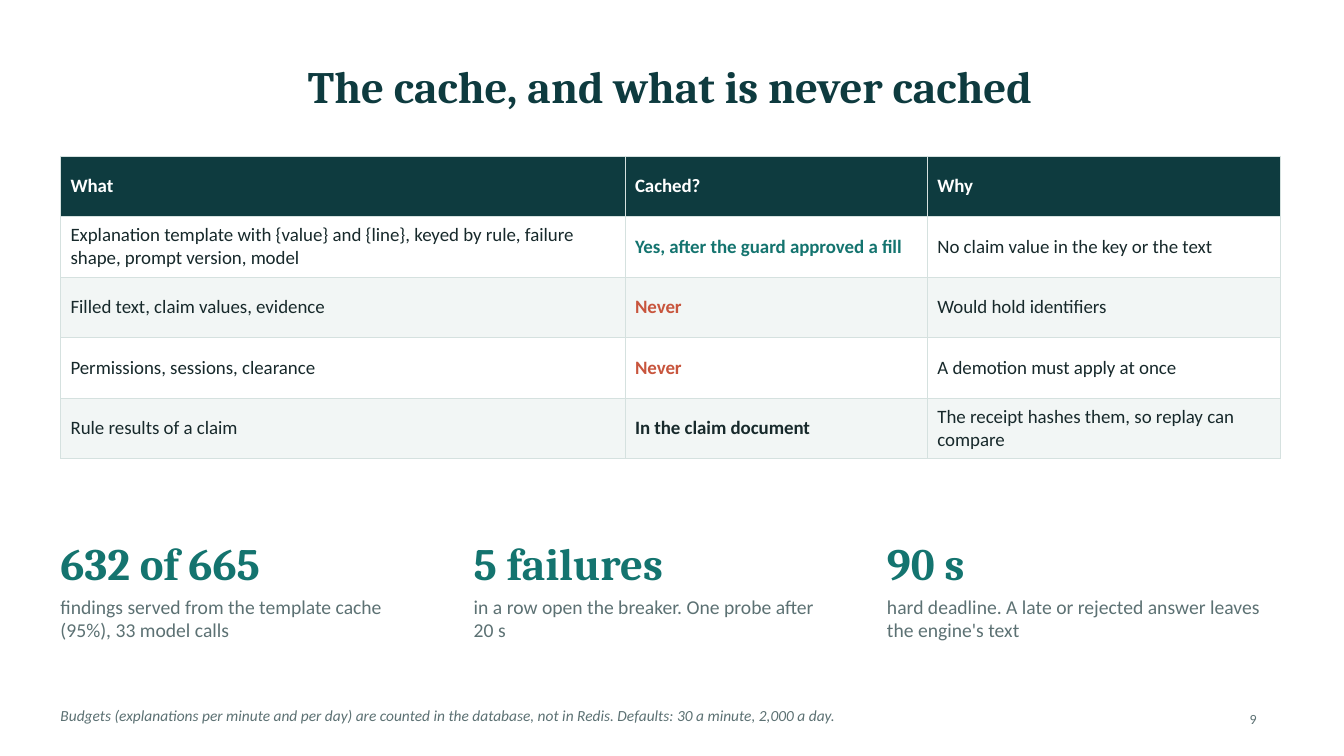
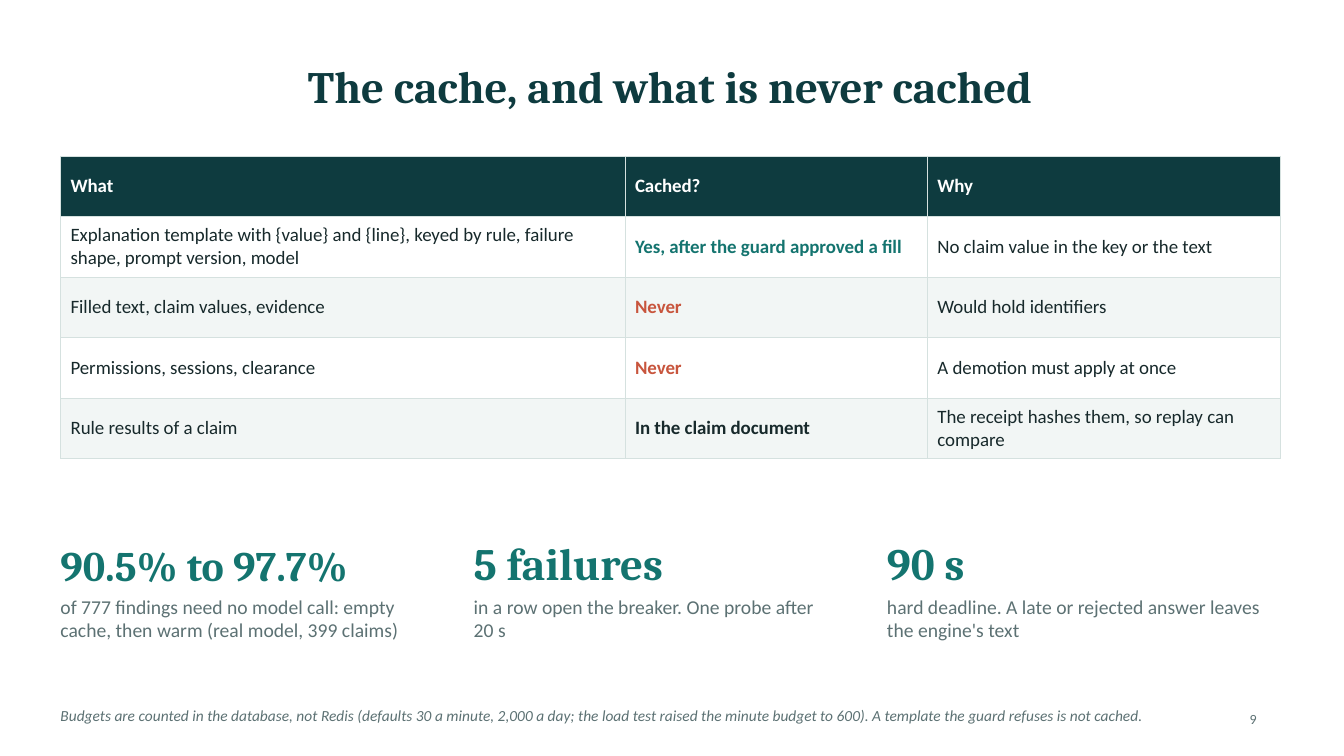
Before and after one commit to PublisherX02/Claim_Guard, a slide deck: slide 9 of docs/presentation/ClaimGuard_Mentor_Session.pptx. Drawn at 1344x756 pixels with LibreOffice and Linux fonts; fonts in the diff are those of the drawing. Boxes give left, top, right and bottom in pixels: in the first picture for what was removed or moved away, otherwise in the second. Text is boxed around its words. In the diff, an @@ line names an element or a change of style, - is before the commit and + after.

```diff
--- a/docs/presentation/ClaimGuard_Mentor_Session.pptx
+++ b/docs/presentation/ClaimGuard_Mentor_Session.pptx
@@ text at (60, 552, 347, 582): text changed; size 32 to 30 pt @@
-632 of 665
+90.5% to 97.7%
@@ text at (60, 600, 398, 640): text changed @@
-findings served from the template cache (95%), 33 model calls
+of 777 findings need no model call: empty cache, then warm (real model, 399 claims)
@@ text at (60, 710, 1142, 724): text changed @@
-Budgets (explanations per minute and per day) are counted in the database, not in Redis. Defaults: 30 a minute, 2,000 a day.
+Budgets are counted in the database, not Redis (defaults 30 a minute, 2,000 a day; the load test raised the minute budget to 600). A template the guard refuses is not cached.
```
Also in this commit, not shown: 1 other slide changed, 2 other files.
